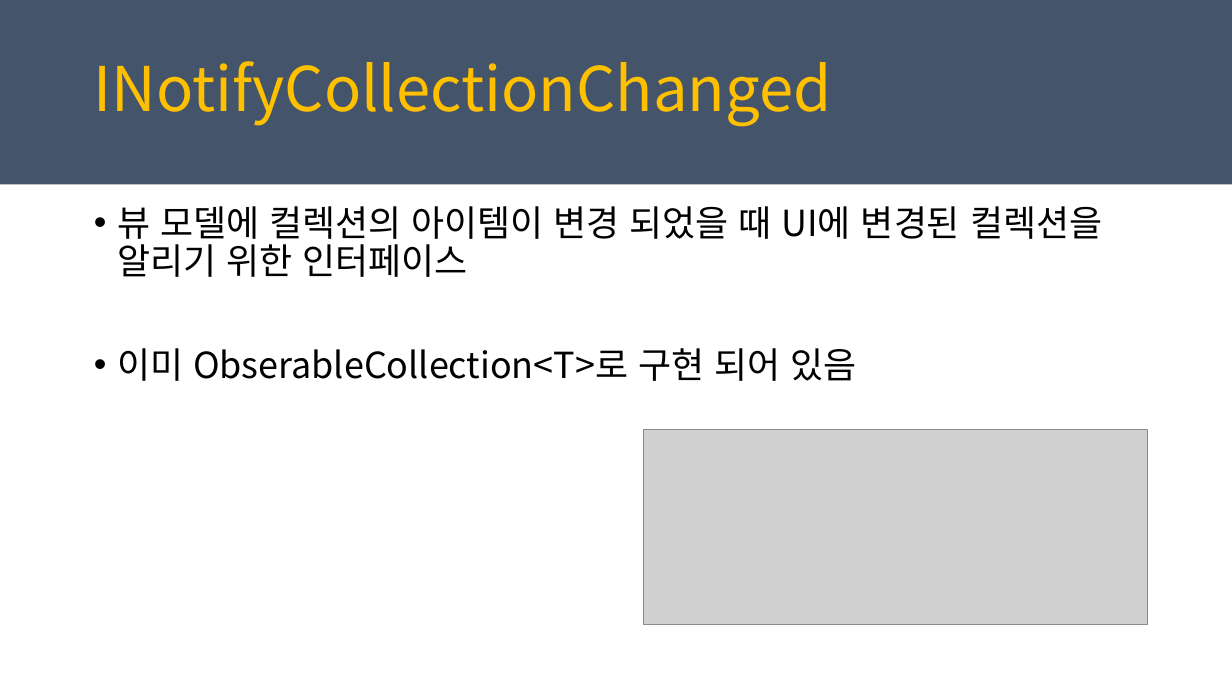
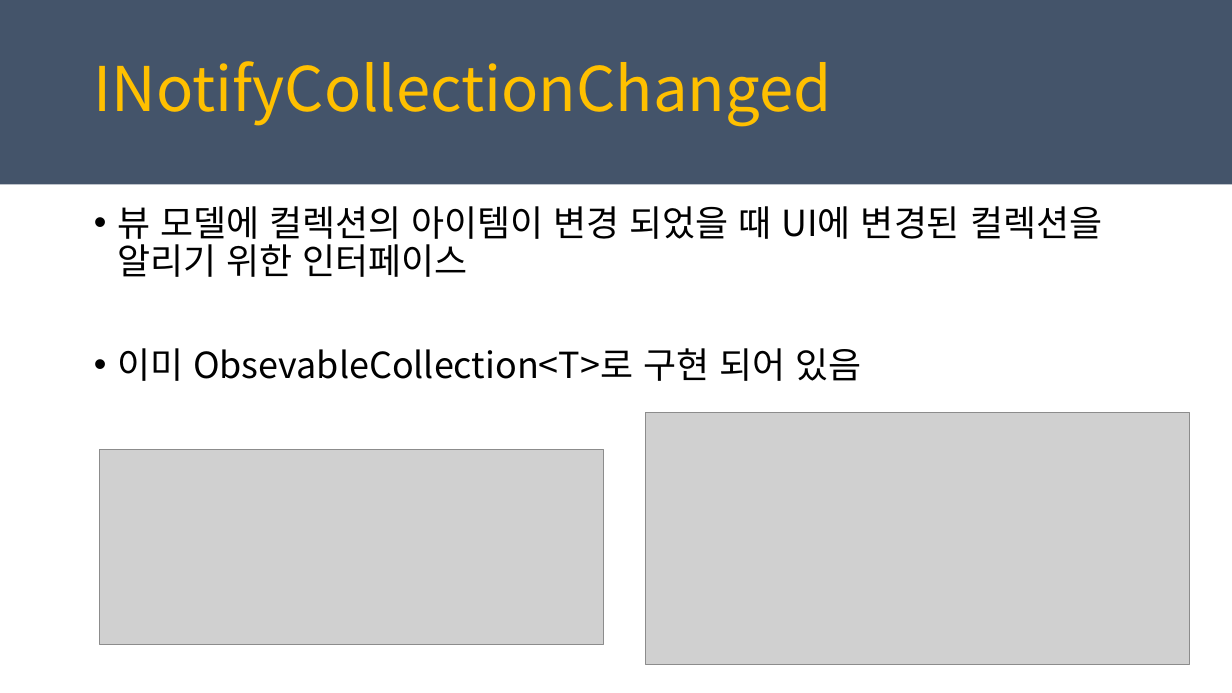
Before and after one commit to juniair/Summary-PPT, a slide deck: slide 16 of PRISM_MVVM_사용.pptx (slide 17 before the commit). Drawn at 1232x693 pixels with LibreOffice and Linux fonts; fonts in the diff are those of the drawing; grey boxes stand for pictures. Boxes give left, top, right and bottom in pixels: in the first picture for what was removed or moved away, otherwise in the second. Text is boxed around its words. In the diff, an @@ line names an element or a change of style, - is before the commit and + after.

```diff
--- a/PRISM_MVVM_사용.pptx
+++ b/PRISM_MVVM_사용.pptx
@@ text at [117, 348, 861, 381]: text changed @@
-• 이미 ObserableCollection<T>로 구현 되어 있음
+• 이미 ObsevableCollection<T>로 구현 되어 있음
@@ picture added at [646, 412, 1189, 665] @@
@@ picture: place and size @@
-picture at [643, 430, 1147, 624]
+picture at [100, 450, 604, 644]
```
Also in this commit, not shown: 10 other slides changed, 1 slide removed, 22 other files.
